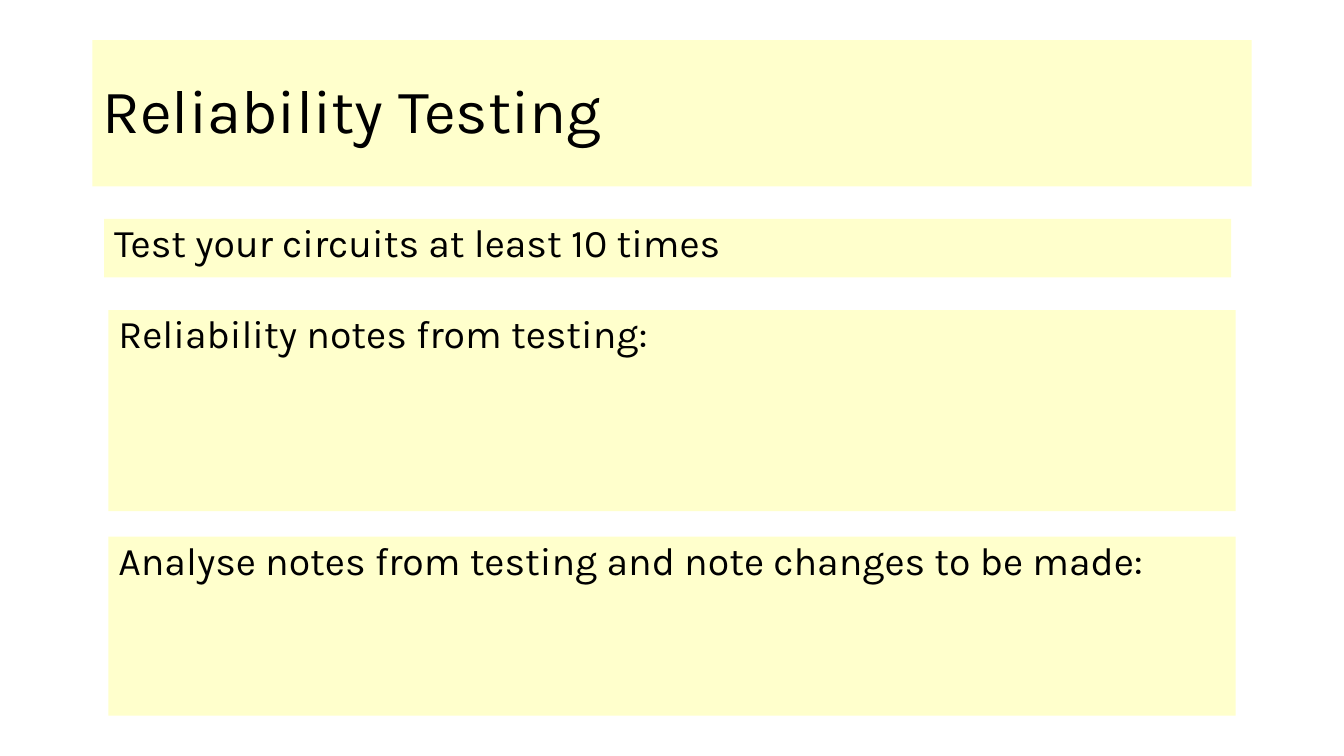
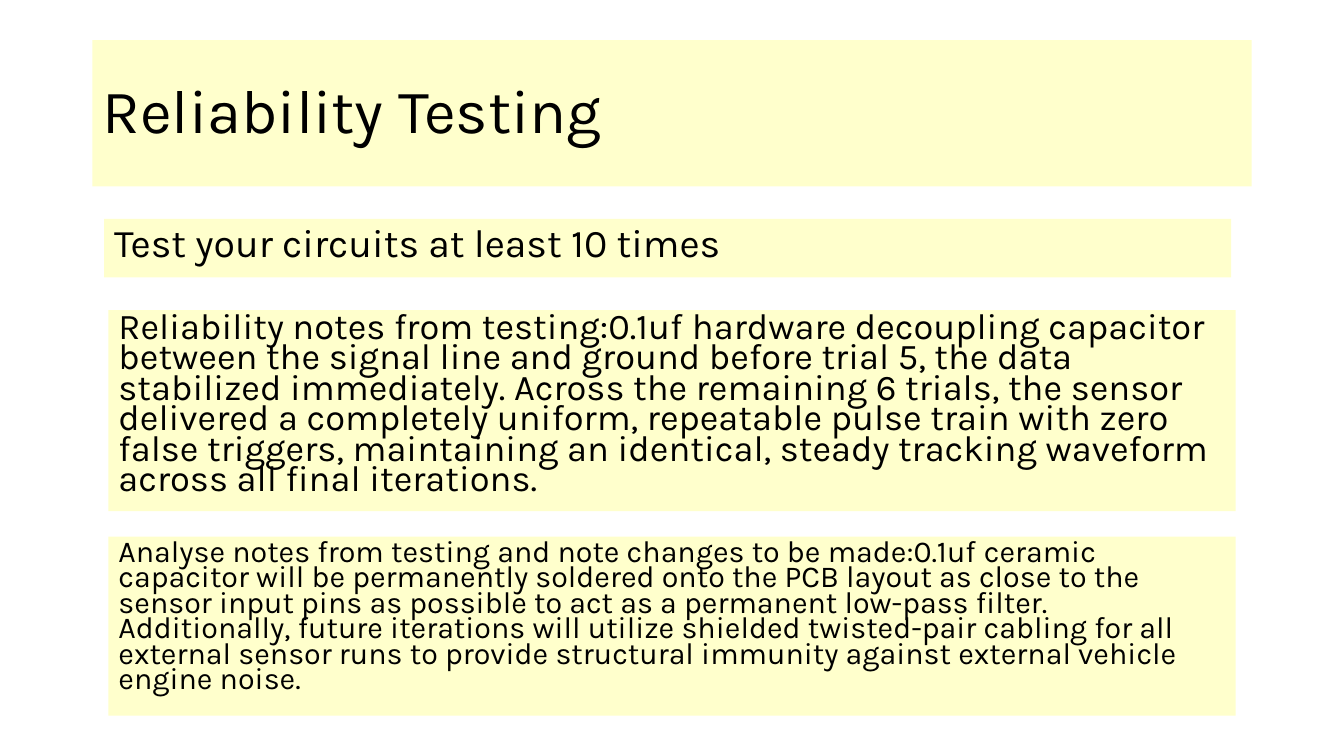
Before and after one commit to Heinrich70/Heinrich-13-Di-70cc-hybrid-pitbike, a slide deck: slide 15 of AS91904 Electronics your name.pptx. Drawn at 1344x756 pixels with LibreOffice and Linux fonts; fonts in the diff are those of the drawing. Boxes give left, top, right and bottom in pixels: in the first picture for what was removed or moved away, otherwise in the second. Text is boxed around its words. In the diff, an @@ line names an element or a change of style, - is before the commit and + after.

```diff
--- a/AS91904 Electronics your name.pptx
+++ b/AS91904 Electronics your name.pptx
@@ text in rectangle at [118,306,1208,492]: text changed; size 28 to 25.9 pt @@
-Reliability notes from testing:
+Reliability notes from testing:0.1uf hardware decoupling capacitor between the signal line and ground before trial 5, the data stabilized immediately. Across the remaining 6 trials, the sensor delivered a completely uniform, repeatable pulse train with zero false triggers, maintaining an identical, steady tracking waveform across all final iterations.
@@ text in rectangle at [118,535,1176,697]: text changed; size 28 to 21.7 pt @@
-Analyse notes from testing and note changes to be made:
+Analyse notes from testing and note changes to be made:0.1uf ceramic capacitor will be permanently soldered onto the PCB layout as close to the sensor input pins as possible to act as a permanent low-pass filter. Additionally, future iterations will utilize shielded twisted-pair cabling for all external sensor runs to provide structural immunity against external vehicle engine noise.
```
Also in this commit, not shown: 15 other slides changed.
